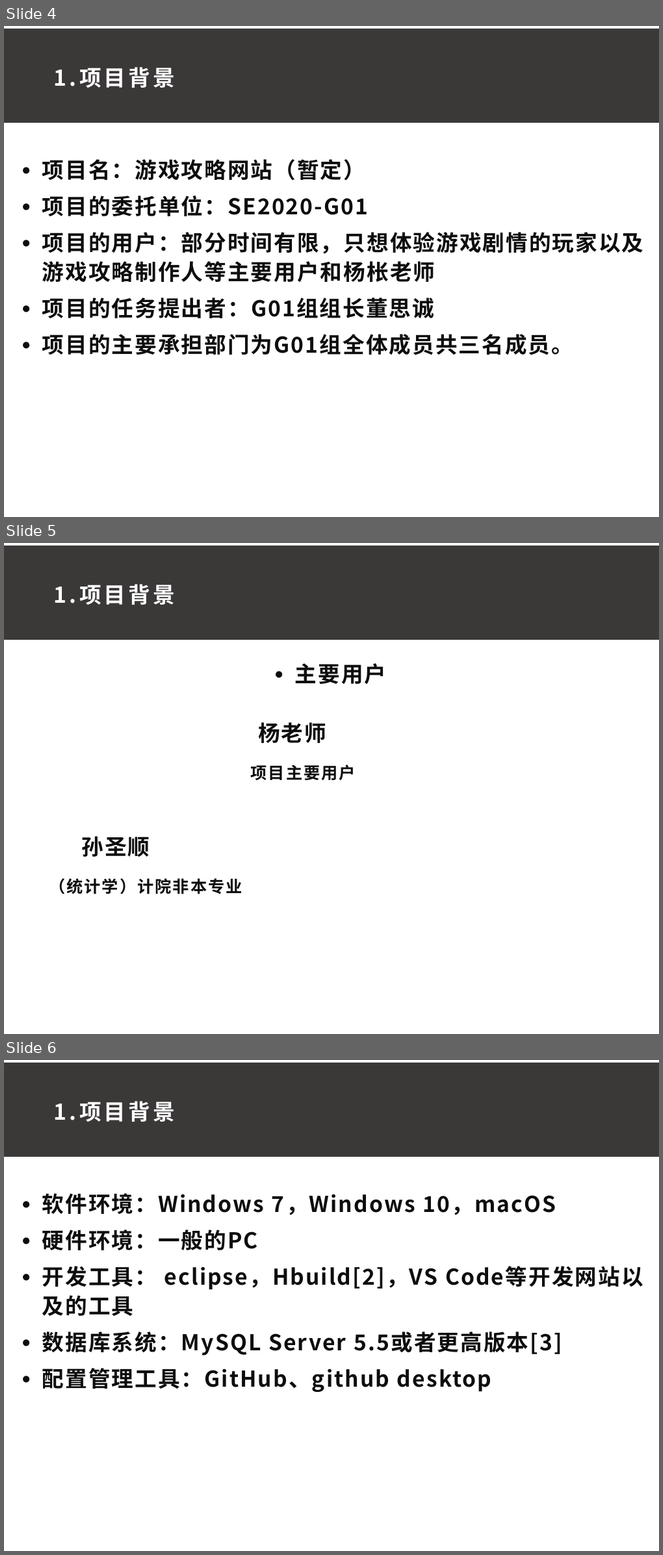
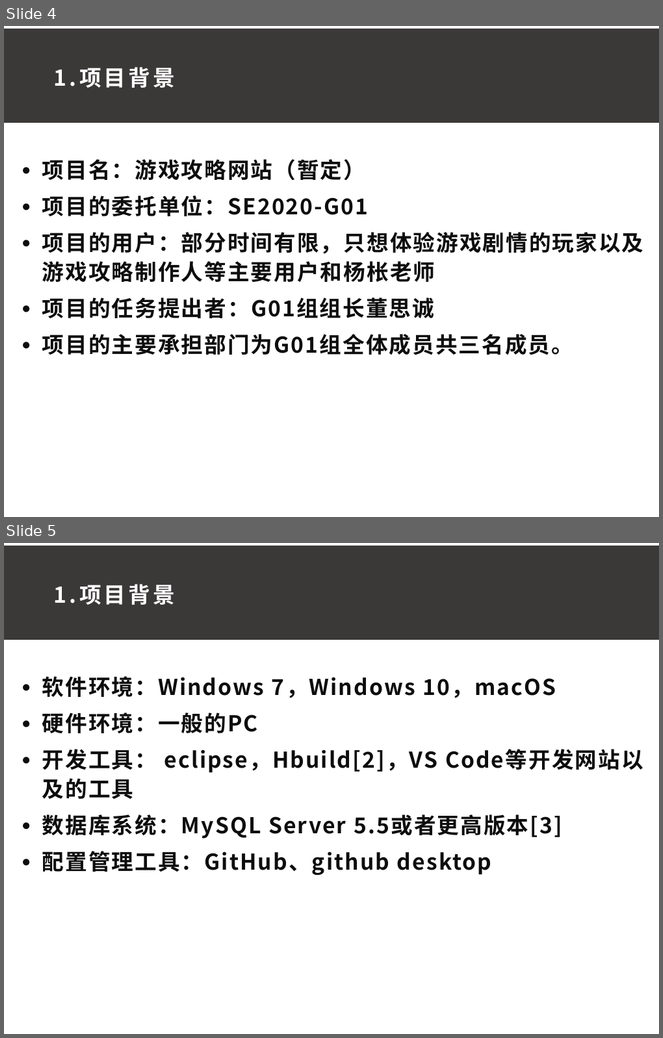
Before and after one commit to ConstanTWT/SE2020-G01, a slide deck: 项目计划书/G01小组项目计划PPT0.1.pptx. Shown one above the other, each under a label of ours: slides 4, 5 and 6 before the commit, slides 4 and 5 after it. The pictures are 663x1555 and 663x1038 pixels, drawn with LibreOffice and Linux fonts; fonts in the diff are those of the drawing. Boxes give left, top, right and bottom in pixels: in the first picture for what was removed or moved away, otherwise in the second. Text is boxed around its words. In the diff, an @@ line names an element or a change of style, - is before the commit and + after.

```diff
--- a/项目计划书/G01小组项目计划PPT0.1.pptx
+++ b/项目计划书/G01小组项目计划PPT0.1.pptx
@@ slide 5 removed at box(4, 543, 659, 1034), background #FFFFFF @@
@@ rectangle removed at box(4, 546, 659, 640) @@
@@ text removed at box(54, 584, 175, 605) @@
-1.项目背景
@@ text removed at box(295, 663, 387, 684) @@
-● 主要用户
@@ text removed at box(251, 722, 356, 781) @@
-杨老师
-项目主要用户
@@ text removed at box(49, 836, 243, 895) @@
-孙圣顺
-（统计学）计院非本专业
@@ what was slide 6 is now slide 5 @@
```
Also in this commit, not shown: 6 slides changed, 4 slides added, 4 other slides removed, 3 other files.
